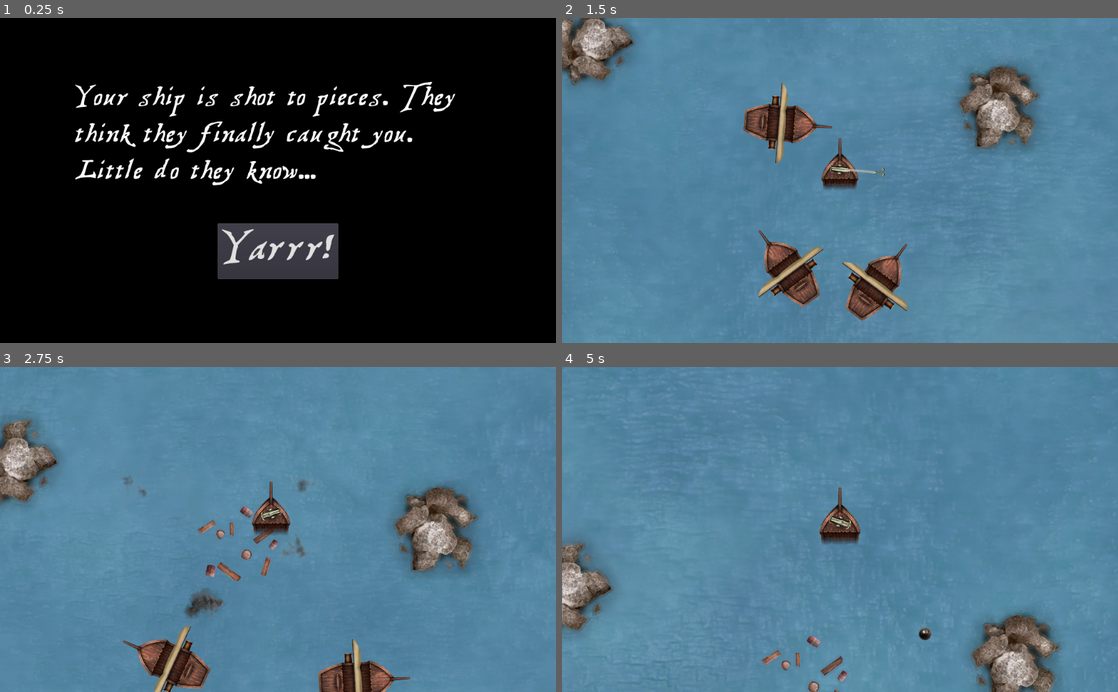
Above: before the commit, frames 1-4 (two rows, left to right).
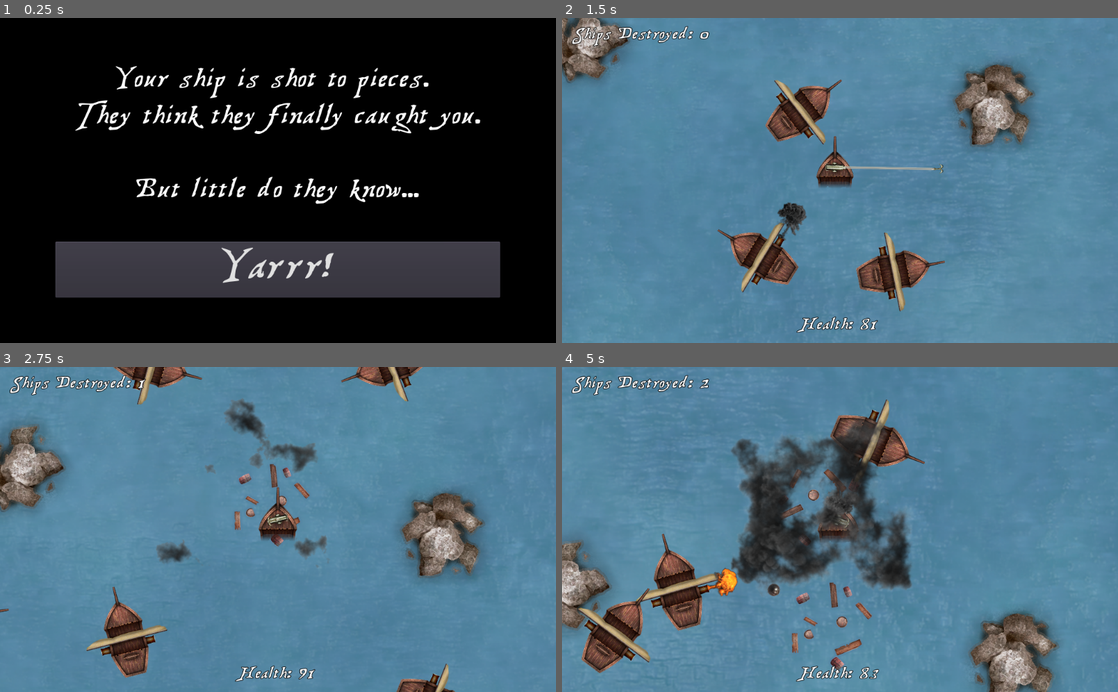
Above: after the commit, the same moments.

Repository: HedgeLizards/grappling
Game: Godot game, scene res://scenes/Menu.tscn
Two runs of this game, one before a commit and one after it. Both use one fixed random seed, a clock stepped at 60 frames per second and the inputs below. Sound files missing from this copy of the repository are replaced by a short silence.
Inputs (mouse positions are in pixels of both pictures, inside the frame that each line leads up to):
- Up to frame 1 (0.25 s): no input
- Up to frame 2 (1.5 s): click "Yarrr!" at 0.5 s; move the mouse to (962, 164) at 1.27 s; hold D (right) from 1.28 s (still down); tap X (slow) at 1.35 s; click (962, 164) at 1.42 s
- Up to frame 3 (2.75 s): move the mouse to (166, 545) at 2.02 s; release D (right) at 2.03 s; hold Down (down) from 2.03 s (still down); tap X (slow) at 2.1 s; click (166, 545) at 2.17 s
- Up to frame 4 (5 s): move the mouse to (895, 458) at 2.77 s; release Down (down) at 2.78 s; hold D (right) 2.78-3.53 s; tap X (slow) at 2.85, 3.6, 4.35 s; click (895, 458) at 2.92 s; move the mouse to (812, 594) at 3.52 s; hold W (up) 3.53-4.28 s; click (812, 594) at 3.67 s; move the mouse to (1006, 578) at 4.27 s; hold A (left) from 4.28 s (still down); click (1006, 578) at 4.42 s

The runs differ from the first frame. In frame 1, 20% of the frame differs, in the area x 10-90%, y 14-87%; in frame 2, 11%; in frame 3, 15%; in frame 4, 19%.

Commit message:
Did some balancing

Diff:
--- a/project.godot
+++ b/project.godot
@@ -93,6 +93,10 @@
 
 file_logging/enable_file_logging.pc=false
 
+[mono]
+
+project/assembly_name="Ship Happens"
+
 [physics]
 
 common/enable_pause_aware_picking=true
--- a/scenes/Bullet.tscn
+++ b/scenes/Bullet.tscn
@@ -30,9 +30,11 @@
 
 [node name="CannonImpact1" type="AudioStreamPlayer" parent="."]
 stream = SubResource( 1 )
+volume_db = -10.0
 
 [node name="CannonImpact2" type="AudioStreamPlayer" parent="."]
 stream = SubResource( 3 )
+volume_db = -10.0
 
 [connection signal="body_entered" from="." to="." method="_on_Bullet_body_entered"]
 [connection signal="finished" from="CannonImpact1" to="." method="_on_CannonImpact_finished"]
--- a/scenes/Hook.tscn
+++ b/scenes/Hook.tscn
@@ -27,4 +27,4 @@
 
 [node name="HookImpact" type="AudioStreamPlayer" parent="."]
 stream = ExtResource( 5 )
-volume_db = -2.0
+volume_db = -10.0
--- a/scenes/Main.tscn
+++ b/scenes/Main.tscn
@@ -10,12 +10,46 @@
 [ext_resource path="res://scripts/Environment.gd" type="Script" id=8]
 [ext_resource path="res://scripts/Camera2D.gd" type="Script" id=9]
 [ext_resource path="res://assets/sea/edge00.png" type="Texture" id=10]
+[ext_resource path="res://assets/TreasureMapDeadhand-yLA3.ttf" type="DynamicFontData" id=11]
+[ext_resource path="res://scripts/Ships Destroyed Label.gd" type="Script" id=12]
+
+[sub_resource type="DynamicFont" id=1]
+size = 38
+outline_size = 1
+outline_color = Color( 0, 0, 0, 1 )
+font_data = ExtResource( 11 )
 
 [node name="Main" type="Node2D"]
+
+[node name="User Interface" type="CanvasLayer" parent="."]
+
+[node name="Ships Destroyed Label" type="Label" parent="User Interface"]
+anchor_left = 0.02
+anchor_top = 0.02
+anchor_right = 0.02
+anchor_bottom = 0.02
+margin_right = 200.0
+margin_bottom = 100.0
+custom_fonts/font = SubResource( 1 )
+text = "Ships Destroyed"
+script = ExtResource( 12 )
+
+[node name="Health Label" type="Label" parent="User Interface"]
+anchor_left = 0.5
+anchor_top = 0.98
+anchor_right = 0.5
+anchor_bottom = 0.98
+grow_horizontal = 2
+grow_vertical = 0
+custom_fonts/font = SubResource( 1 )
+text = "Health"
 
 [node name="Environment" type="Node2D" parent="."]
 z_index = -1000
 script = ExtResource( 8 )
+__meta__ = {
+"_edit_lock_": true
+}
 
 [node name="TextureRect" type="TextureRect" parent="Environment"]
 margin_left = -30000.0
@@ -49,6 +83,9 @@
 rotation = 0.93026
 
 [node name="Player" parent="." instance=ExtResource( 1 )]
+__meta__ = {
+"_edit_lock_": true
+}
 
 [node name="Camera2D" type="Camera2D" parent="Player"]
 current = true
@@ -58,15 +95,51 @@
 
 [node name="Ship" parent="." instance=ExtResource( 5 )]
 position = Vector2( -141, 249 )
+__meta__ = {
+"_edit_lock_": true
+}
+
+[node name="Ship2" parent="." instance=ExtResource( 5 )]
+position = Vector2( 90, 295 )
+__meta__ = {
+"_edit_lock_": true
+}
 
 [node name="Ship3" parent="." instance=ExtResource( 5 )]
 position = Vector2( -310, -430 )
-rotation = -3.99157
+rotation = 2.29162
+__meta__ = {
+"_edit_lock_": true
+}
 
-[node name="Ship2" parent="." instance=ExtResource( 5 )]
-position = Vector2( 90, 295 )
+[node name="Ship4" parent="." instance=ExtResource( 5 )]
+position = Vector2( -1568, -215 )
+rotation = 2.29162
+
+[node name="Ship5" parent="." instance=ExtResource( 5 )]
+position = Vector2( 1652, -270 )
+rotation = 4.10642
+
+[node name="Ship6" parent="." instance=ExtResource( 5 )]
+position = Vector2( 815, -1253 )
+rotation = 4.10642
+
+[node name="Ship7" parent="." instance=ExtResource( 5 )]
+position = Vector2( -873, -1233 )
+rotation = 2.28531
+
+[node name="Ship8" parent="." instance=ExtResource( 5 )]
+position = Vector2( -707, 954 )
+rotation = 0.470265
+
+[node name="Ship9" parent="." instance=ExtResource( 5 )]
+position = Vector2( 533, 1130 )
+rotation = -0.056851
 
 [node name="Hook" parent="." instance=ExtResource( 6 )]
+__meta__ = {
+"_edit_lock_": true
+}
 
 [node name="MusicMain" type="AudioStreamPlayer" parent="."]
 stream = ExtResource( 7 )
--- a/scenes/Menu.tscn
+++ b/scenes/Menu.tscn
@@ -12,34 +12,42 @@
 font_data = ExtResource( 1 )
 
 [node name="Menu" type="VBoxContainer"]
-anchor_left = 0.5
-anchor_top = 0.5
-anchor_right = 0.5
-anchor_bottom = 0.5
-margin_left = -375.0
-margin_top = -177.0
-margin_right = 375.0
-margin_bottom = 177.0
+anchor_left = 0.1
+anchor_top = 0.1
+anchor_right = 0.9
+anchor_bottom = 0.9
 grow_horizontal = 2
 grow_vertical = 2
+size_flags_horizontal = 0
+size_flags_vertical = 0
 custom_constants/separation = 60
 alignment = 1
 script = ExtResource( 2 )
 
 [node name="Label" type="Label" parent="."]
-margin_right = 750.0
-margin_bottom = 201.0
+margin_top = 24.0
+margin_right = 819.0
+margin_bottom = 293.0
+grow_horizontal = 2
+grow_vertical = 2
+size_flags_vertical = 1
 custom_fonts/font = SubResource( 2 )
-text = "Your ship is shot to pieces. They think they finally caught you. Little do they know..."
-autowrap = true
+text = "Your ship is shot to pieces.
+They think they finally caught you.
+
+But little do they know..."
+align = 1
+valign = 1
 
 [node name="Button" type="Button" parent="."]
-margin_left = 264.0
-margin_top = 261.0
-margin_right = 486.0
-margin_bottom = 364.0
+margin_top = 353.0
+margin_right = 819.0
+margin_bottom = 456.0
+grow_horizontal = 2
+grow_vertical = 2
 focus_mode = 0
 mouse_default_cursor_shape = 2
-size_flags_horizontal = 4
 custom_fonts/font = SubResource( 1 )
 text = "Yarrr!"
+clip_text = true
+icon_align = 1
--- a/scenes/Player.tscn
+++ b/scenes/Player.tscn
@@ -41,7 +41,7 @@
 
 [node name="HookShot" type="AudioStreamPlayer" parent="."]
 stream = ExtResource( 8 )
-volume_db = -2.0
+volume_db = -10.0
 
 [node name="DieTimer" type="Timer" parent="."]
 wait_time = 5.0
--- a/scenes/Ship.tscn
+++ b/scenes/Ship.tscn
@@ -5,7 +5,7 @@
 [ext_resource path="res://assets/SFX_Canon.wav" type="AudioStream" id=3]
 
 [node name="Ship" type="KinematicBody2D"]
-collision_layer = 6
+collision_layer = 14
 script = ExtResource( 2 )
 
 [node name="CollisionPolygon2D" type="CollisionPolygon2D" parent="."]
@@ -25,6 +25,7 @@
 
 [node name="Cannon" type="AudioStreamPlayer2D" parent="."]
 stream = ExtResource( 3 )
+volume_db = -7.0
 max_distance = 10000.0
 attenuation = 0.105112
 
--- a/scenes/Wreck.tscn
+++ b/scenes/Wreck.tscn
@@ -61,6 +61,7 @@
 
 [node name="EnemyDestroy" type="AudioStreamPlayer" parent="."]
 stream = ExtResource( 33 )
+volume_db = -10.0
 
 [connection signal="animation_finished" from="Explosion" to="." method="_on_AnimatedSprite_animation_finished"]
 [connection signal="frame_changed" from="Explosion" to="." method="_on_Explosion_frame_changed"]
--- a/scripts/Bullet.gd
+++ b/scripts/Bullet.gd
@@ -1,8 +1,8 @@
 extends Area2D
 
-const DAMAGE = 7
+const DAMAGE = 20 # I changed this value from 7 to 20. - Milan
 
-export var speed = 800
+export var speed = 1500 # I changed this value from 800 to 1500. - Milan
 export var distance = 3200
 
 var impact_sound = 1
--- a/scripts/Hook.gd
+++ b/scripts/Hook.gd
@@ -1,8 +1,8 @@
 extends Node2D
 
-const MAX_LENGTH = 2000
-const GRAPPLE_SPEED = 1750
-const RETRACT_SPEED = 1500
+const MAX_LENGTH = 4000 # I changed this from 2000 to 4000. - Milan
+const GRAPPLE_SPEED = 5000 # I changed this from 1750 to 5000. - Milan
+const RETRACT_SPEED = 5000 # I changed this from 1500 to 5000. - Milan
 
 var retracting = false
 var direction
--- a/scripts/Player.gd
+++ b/scripts/Player.gd
@@ -1,8 +1,8 @@
 extends KinematicBody2D
 
-const MAX_HEALTH = 25
+const MAX_HEALTH = 100 # I modified this value: 25 to 100. - Milan
 const MAX_SPEED = 1500
-const ACCELERATION = 75
+const ACCELERATION = 200
 const DAMPING = 25
 
 var velocity = Vector2(0, -250)
@@ -108,7 +108,13 @@
 	else:
 		$Harpoon.global_rotation = hook_rope.points[0].angle_to_point(hook_rope.points[1]) - 0.5 * PI
 
-	self.health = min(self.health + delta, MAX_HEALTH)
+	#  I modified this code: delta * 4 because health was increased from 25 t0 100. - Milan
+	self.health = min(self.health + delta * 4, MAX_HEALTH)
+	self.health = max(0, self.health + delta * 4);
+
+	# I added this line of code to show health in the UI. - Milan
+	if $"../User Interface/Health Label".visible == true:
+		$"../User Interface/Health Label".text = "Health: " + str(round(health));
 
 func detach(body):
 	if !hook.bodies.empty() and hook.bodies[-1] == body:
@@ -118,11 +124,14 @@
 	if new_value >= 0:
 		low_pass_filter.cutoff_hz = (new_value / MAX_HEALTH) * 4000
 
-		AudioServer.set_bus_effect_enabled(0, 0, new_value < MAX_HEALTH / 2.0)
+		AudioServer.set_bus_effect_enabled(0, 0, new_value < MAX_HEALTH / 2)
+
 	elif health > 0:
 		if cheats:
 			return
 		var wreck = preload("res://scenes/Wreck.tscn").instance()
+
+		$"../User Interface/Health Label".text = "Health: " + str(0);
 
 		wreck.transform = transform
 		wreck.get_node("Ship").visible = false
--- a/scripts/Ship.gd
+++ b/scripts/Ship.gd
@@ -1,14 +1,14 @@
 extends KinematicBody2D
 
 
-var speed = 160;
+var speed = 250; # Changed this from 160 to 250.
 var drot = 0.3;
 var hunting = true;
-var hunt_rotation = 0.7
+var hunt_rotation = 1.5 # Changed this from .7 to 1.5. - Milan
 var hunt_aim = 0.1
-var shoot_range = 1200
+var shoot_range = 800
 var shoot_cooldown = 0
-var max_cooldown = 1
+var max_cooldown = .5 # Changed this from 1 to .5. - Milan
 
 const Shot = preload("res://scenes/Shot.tscn")
 const Wreck = preload("res://scenes/Wreck.tscn")
--- /dev/null
+++ b/scripts/Ships Destroyed Label.gd
@@ -0,0 +1,4 @@
+extends Label
+
+func _process(delta):
+	self.text = "Ships Destroyed: " + str(Stats.ships_destroyed);
Not shown: 1 places in scenes/Main.tscn that only renumber resources
